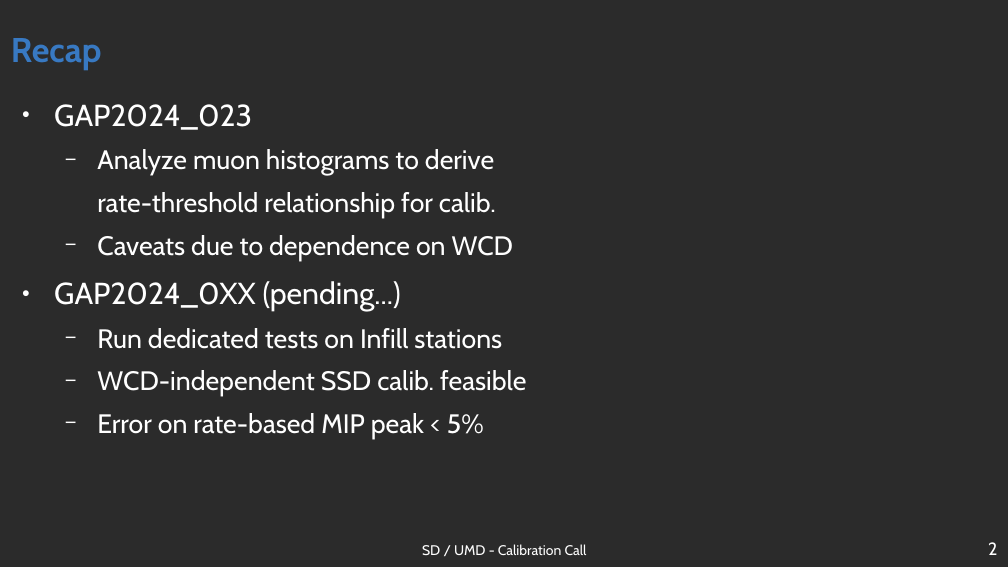
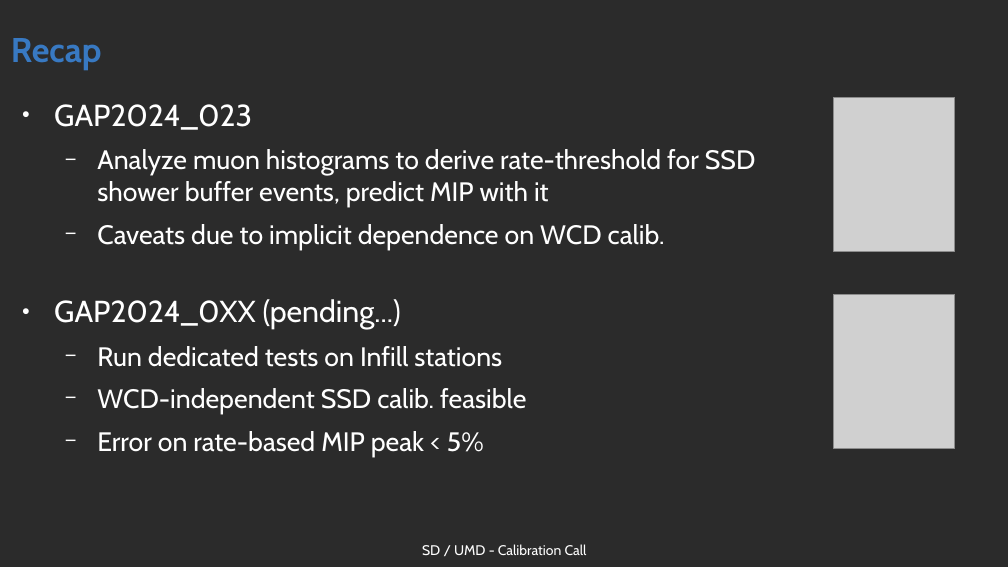
Before and after one commit to Quizznor/phd-thesis, a slide deck: slide 2 of Outreach/sd_calibration/sd_calib_2024_09_26/sd_calib_2024_09_26_filip.odp. Drawn at 1008x567 pixels with LibreOffice and Linux fonts; fonts in the diff are those of the drawing; grey boxes stand for pictures; background and template pictures are left out; a plain dark background stands for a picture behind light text. Boxes give left, top, right and bottom in pixels: in the first picture for what was removed or moved away, otherwise in the second. Text is boxed around its words. In the diff, an @@ line names an element or a change of style, - is before the commit and + after.

Commit message:
update sd_calib presentation

```diff
--- a/Outreach/sd_calibration/sd_calib_2024_09_26/sd_calib_2024_09_26_filip.odp
+++ b/Outreach/sd_calibration/sd_calib_2024_09_26/sd_calib_2024_09_26_filip.odp
@@ picture added at (834, 97, 955, 252) @@
@@ text at (97, 149, 756, 250): text changed @@
-  − Analyze muon histograms to derive
-  rate-threshold relationship for calib.
-  − Caveats due to dependence on WCD
+  − Analyze muon histograms to derive rate-threshold for SSD shower buffer events, predict MIP with it
+  − Caveats due to implicit dependence on WCD calib.
@@ picture added at (834, 295, 955, 449) @@
@@ page number removed at (988, 542, 997, 555) @@
-2
```
Also in this commit, not shown: 3 other slides changed, 2 slides added, 3 other files.
